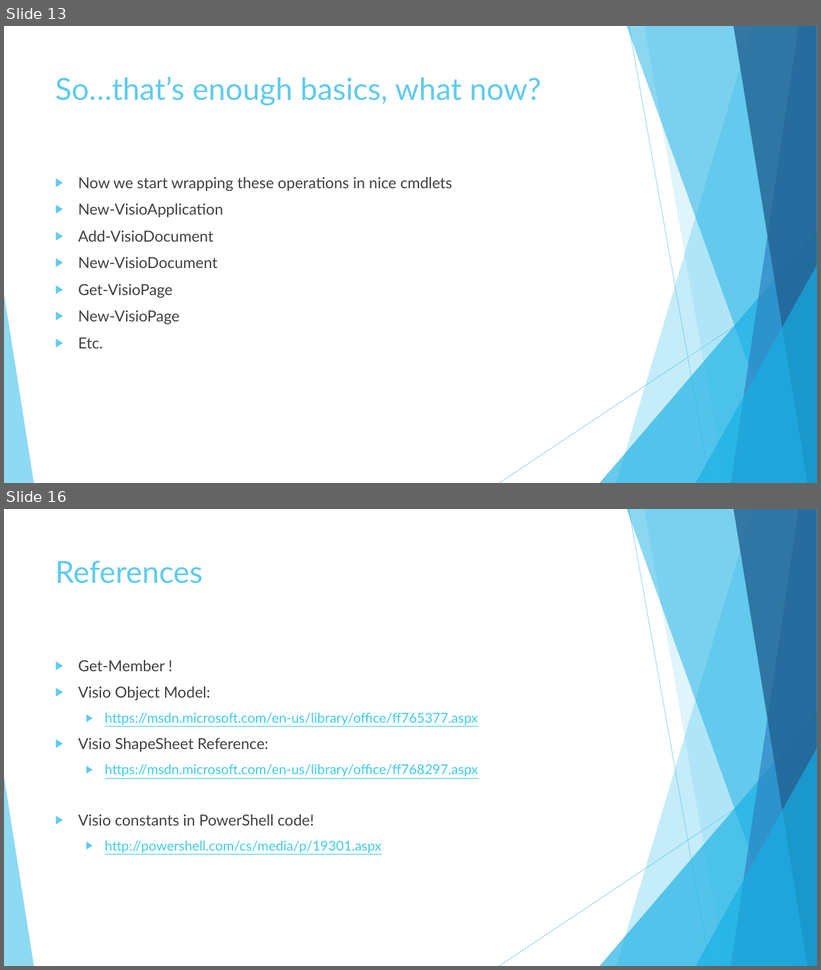
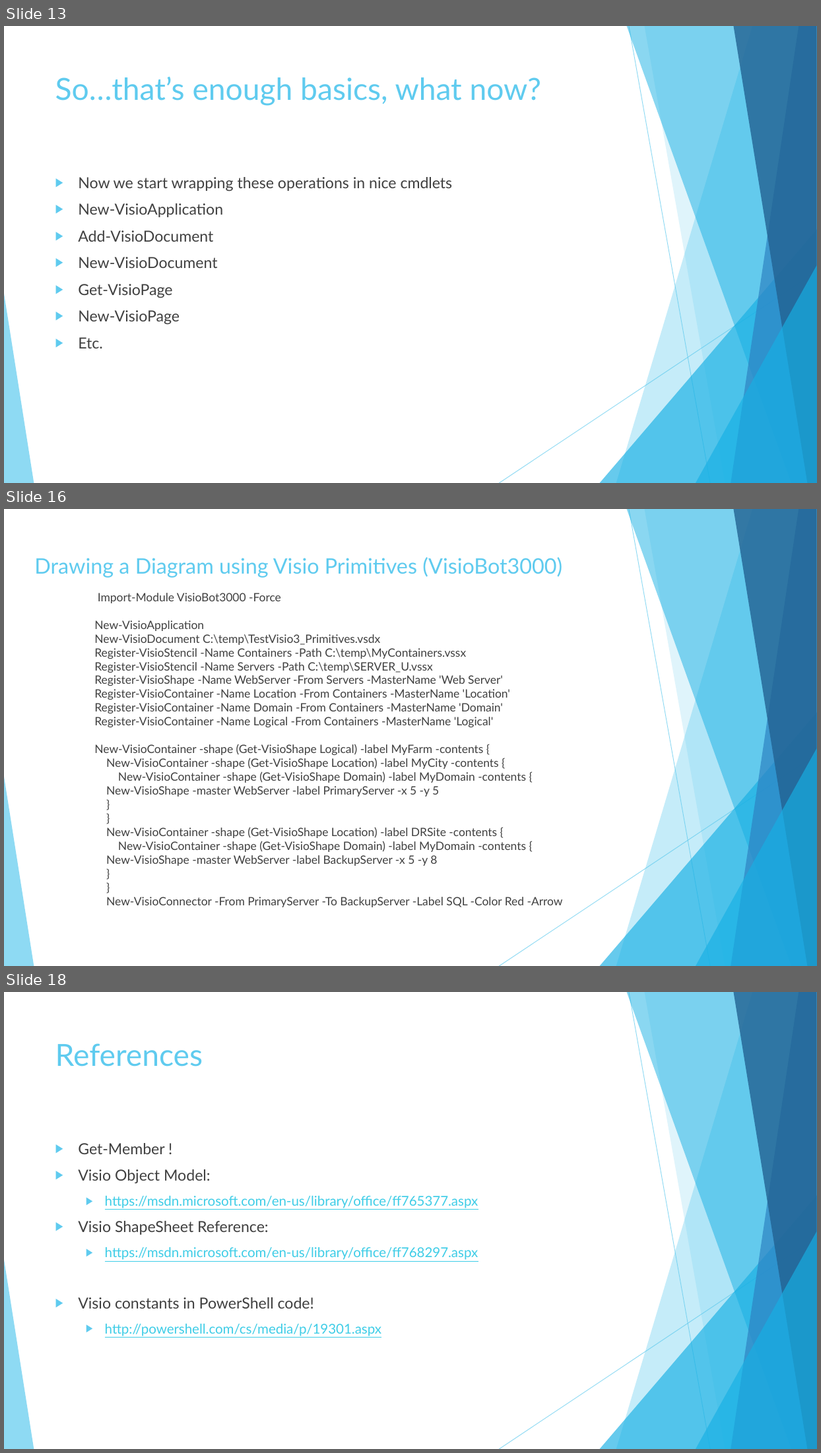
Before and after one commit to Thamielis/VisioBot3000, a slide deck: PowerShell And Visio.pptx. Shown one above the other, each under a label of ours: slides 13 and 16 before the commit, slides 13, 16 and 18 after it; the slides between them are not shown. The pictures are 821x970 and 821x1453 pixels, drawn with LibreOffice and Linux fonts; fonts in the diff are those of the drawing. Boxes give left, top, right and bottom in pixels: in the first picture for what was removed or moved away, otherwise in the second. Text is boxed around its words. In the diff, an @@ line names an element or a change of style, - is before the commit and + after.

```diff
--- a/PowerShell And Visio.pptx
+++ b/PowerShell And Visio.pptx
@@ slide 16 added at <box>4,509,817,966</box>, background #FFFFFF; not listed: 10 template elements that a slide beside it also shows @@
@@ title added at <box>34,557,562,578</box>, 25.2 pt, text #5FCBEF @@
+Drawing a Diagram using Visio Primitives (VisioBot3000)
@@ text added at <box>94,593,563,908</box>, 13.6 pt, text #404040 @@
+Import-Module VisioBot3000 -Force
+New-VisioApplication
+New-VisioDocument C:\temp\TestVisio3_Primitives.vsdx
+Register-VisioStencil -Name Containers -Path C:\temp\MyContainers.vssx
+Register-VisioStencil -Name Servers -Path C:\temp\SERVER_U.vssx
+Register-VisioShape -Name WebServer -From Servers -MasterName 'Web Server'
+Register-VisioContainer -Name Location -From Containers -MasterName 'Location'
+Register-VisioContainer -Name Domain -From Containers -MasterName 'Domain'
+Register-VisioContainer -Name Logical -From Containers -MasterName 'Logical'
+New-VisioContainer -shape (Get-VisioShape Logical) -label MyFarm -contents {
+New-VisioContainer -shape (Get-VisioShape Location) -label MyCity -contents {
+New-VisioContainer -shape (Get-VisioShape Domain) -label MyDomain -contents {
+New-VisioShape -master WebServer -label PrimaryServer -x 5 -y 5
+}
+}
+New-VisioContainer -shape (Get-VisioShape Location) -label DRSite -contents {
+New-VisioContainer -shape (Get-VisioShape Domain) -label MyDomain -contents {
+New-VisioShape -master WebServer -label BackupServer -x 5 -y 8
+}
+}
+New-VisioConnector -From PrimaryServer -To BackupServer -Label SQL -Color Red -Arrow
@@ what was slide 16 is now slide 18 @@
```
Also in this commit, not shown: 3 slides changed, 1 other slide added.
